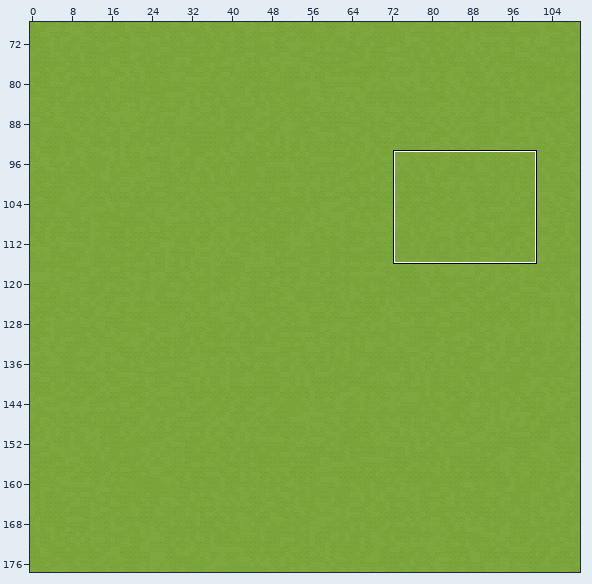
An edit to a level. Tiled map, games/midnight-ride/assets/tiled/actualMap.tmx. The first picture is a wide view before the edit; the outline marks the close-up.
Close-up. Before:
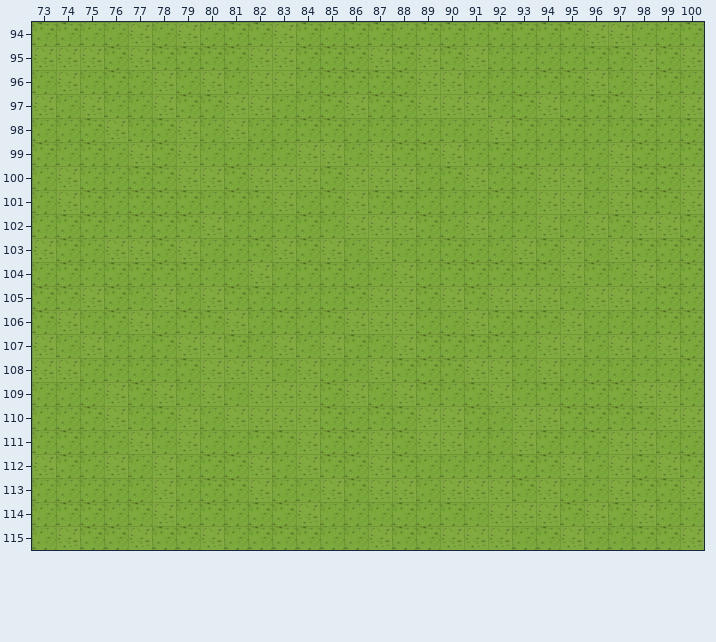
Cells are 126x126 px. Shown: x 73..100, y 94..115. The commit also changed other parts of the map, which this record leaves out. The old version is drawn lined up with the new one.
And afterwards:
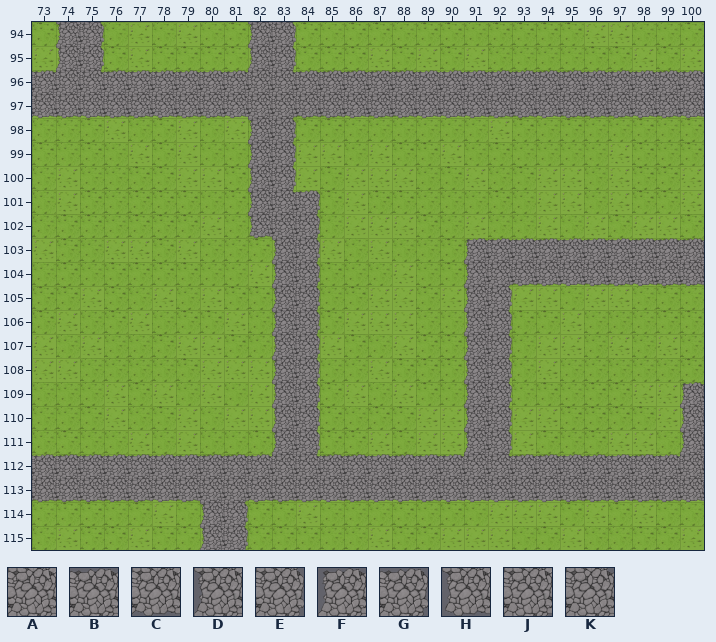
Key: from "road-tiles": A 0, B 3, C 4, D 5, E 6, F 7, G 8, H 9, J 11, K 12.
_ is an empty cell, . an unchanged one.
Changes in this commit:
map size 200x200 -> 150x150 cells
--- layer "Road"
@@ x 73..100 @@
- 94 .__......__.................
- 95 .__......__.................
- 96 ____________________________
- 97 ____________________________
- 98 .........__.................
- 99 .........__.................
-100 .........__.................
-101 .........___................
-102 .........___................
-103 ..........__......__________
-104 ..........__......__________
-105 ..........__......__........
-106 ..........__......__........
-107 ..........__......__........
-108 ..........__......__........
-109 ..........__......__......._
-110 ..........__......__......._
-111 ..........__......__......._
-112 ____________________________
-113 ____________________________
-114 .......__...................
-115 .......__...................
+ 94 .DE......DE.................
+ 95 .DE......DE.................
+ 96 BAKBBBBBBAKBBBBBBBBBBBBBBBBB
+ 97 CCCCCCCCCAJCCCCCCCCCCCCCCCCC
+ 98 .........DE.................
+ 99 .........DE.................
+100 .........DE.................
+101 .........DKG................
+102 .........HAE................
+103 ..........DE......FBBBBBBBBB
+104 ..........DE......DJCCCCCCCC
+105 ..........DE......DE........
+106 ..........DE......DE........
+107 ..........DE......DE........
+108 ..........DE......DE........
+109 ..........DE......DE.......F
+110 ..........DE......DE.......D
+111 ..........DE......DE.......D
+112 BBBBBBBBBBAKBBBBBBAKBBBBBBBA
+113 CCCCCCCAJCCCCCCCCCCCCCCCCCCC
+114 .......DE...................
+115 .......DE...................
